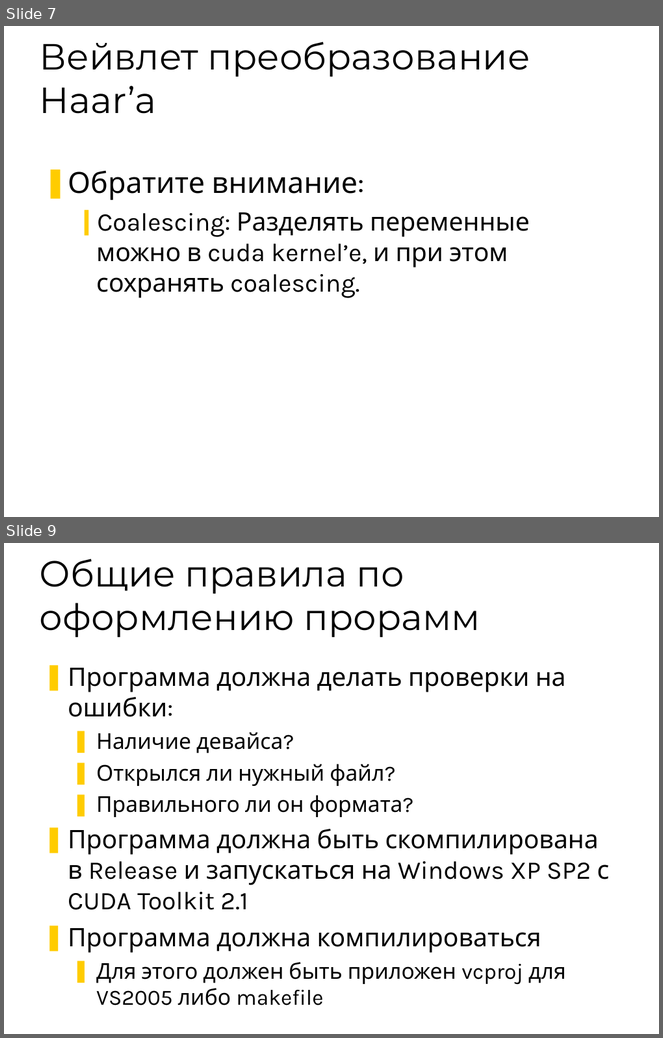
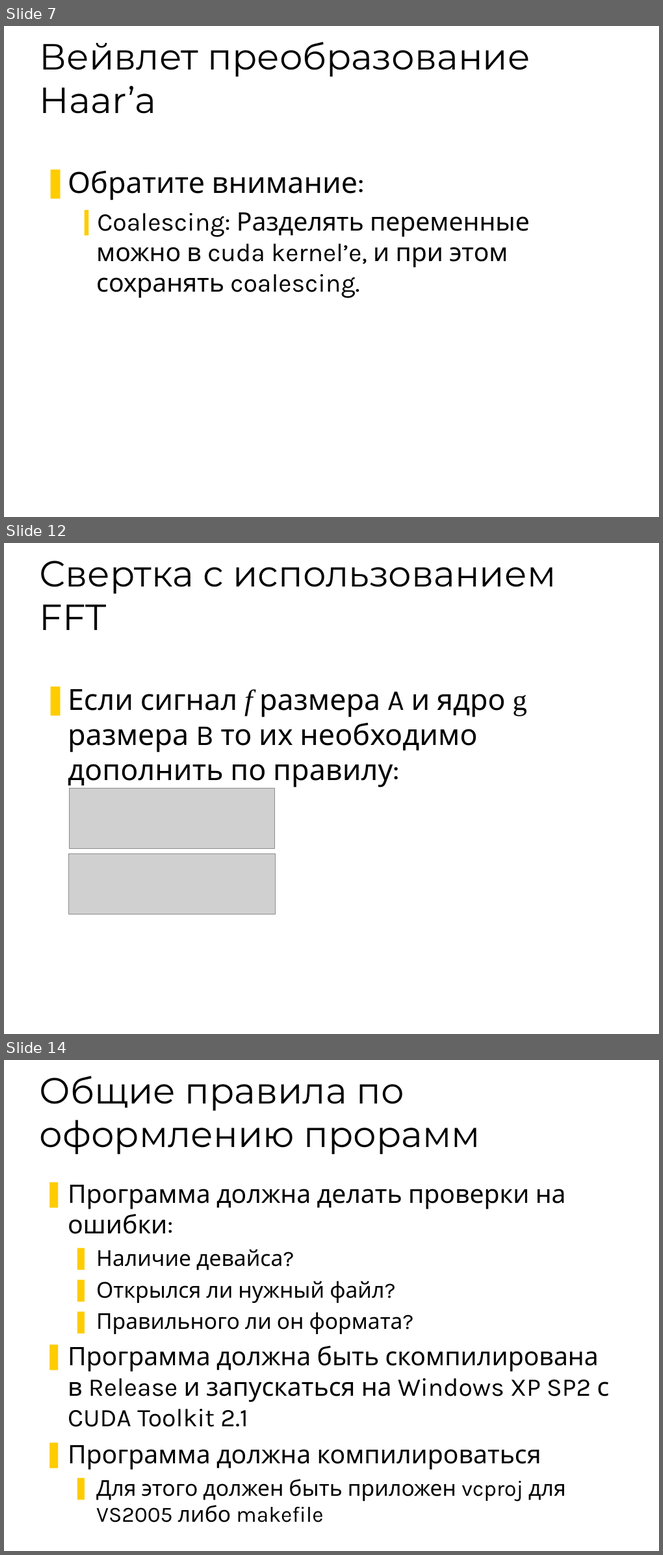
Before and after one commit to 7633/msu-cuda-course, a slide deck: Assignments/2/Assignment - 2.ppt. Shown one above the other, each under a label of ours: slides 7 and 9 before the commit, slides 7, 12 and 14 after it; the slides between them are not shown. The pictures are 663x1038 and 663x1555 pixels, drawn with LibreOffice and Linux fonts; fonts in the diff are those of the drawing; grey boxes stand for pictures; background and template pictures are left out. Boxes give left, top, right and bottom in pixels: in the first picture for what was removed or moved away, otherwise in the second. Text is boxed around its words. In the diff, an @@ line names an element or a change of style, - is before the commit and + after.

```diff
--- a/Assignments/2/Assignment - 2.ppt
+++ b/Assignments/2/Assignment - 2.ppt
@@ slide 12 added at [4,543,659,1034], background #FFFFFF @@
@@ title added at [40,561,556,630], 40 pt, text #000000 @@
+Свертка с использованием FFT
@@ text added at [68,689,527,787], 32 pt, text #000000 @@
+❚ Если сигнал f размера A и ядро g размера B то их необходимо дополнить по правилу:
@@ picture added at [70,789,274,849] @@
@@ picture added at [69,854,276,915] @@
@@ what was slide 9 is now slide 14 @@
```
Also in this commit, not shown: 1 slide changed, 4 other slides added.
